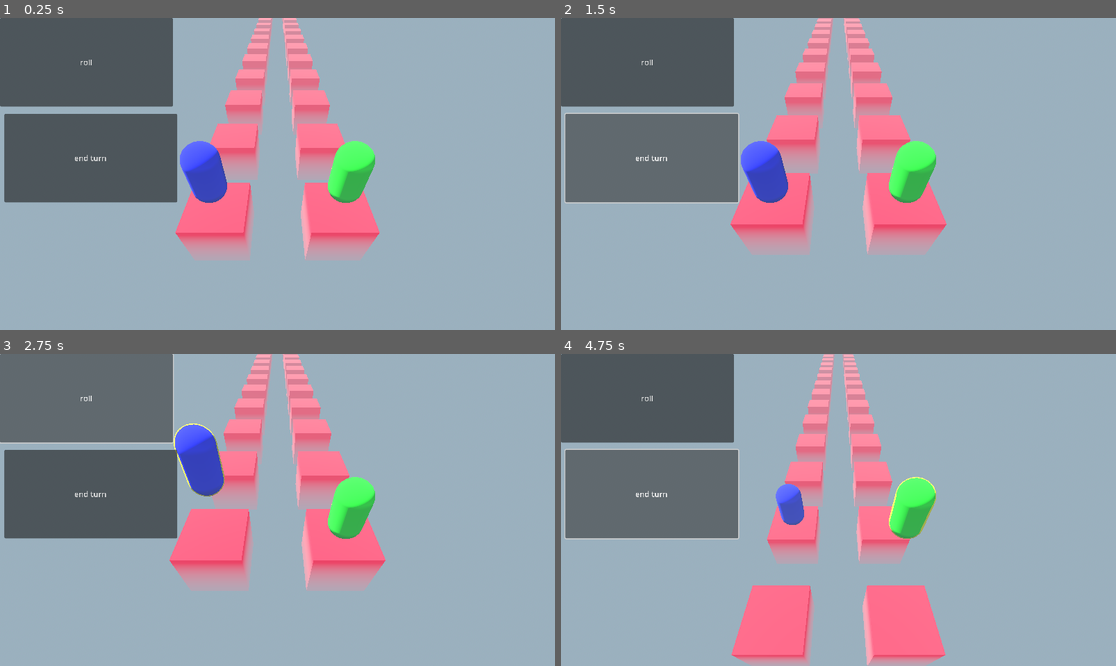
Above: before the commit, frames 1-4 (two rows, left to right).
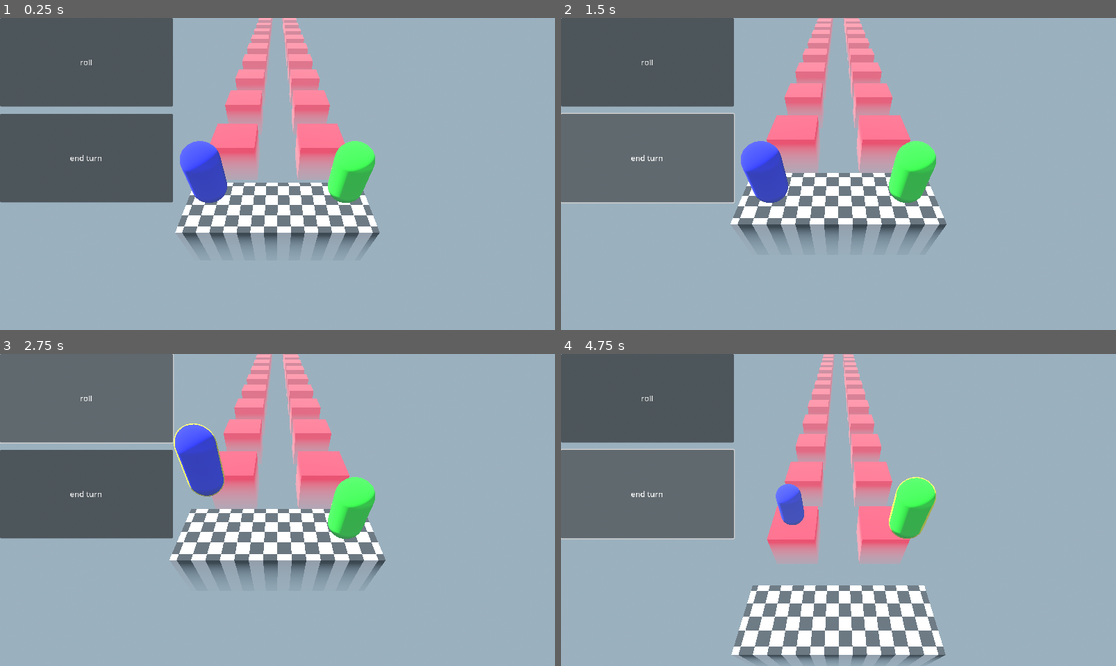
Above: after the commit, the same moments.

Repository: XpolioN2005/ramdon-race
Game: Godot game, scene res://scenes/root.tscn
Two runs of this game, one before a commit and one after it. Both use one fixed random seed, a clock stepped at 60 frames per second and the inputs below.
Inputs:
- Up to frame 1 (0.25 s): no input
- Up to frame 2 (1.5 s): click "roll" at 0.5 s; click "end turn" at 1.25 s
- Up to frame 3 (2.75 s): click "roll" at 2 s
- Up to frame 4 (4.75 s): click "end turn" at 2.75 s; click "roll" at 3.5 s; click "end turn" at 4.25 s

The runs differ from the first frame. In frame 1, 7.5% of the frame differs, in the area x 0-69%, y 30-78%; in frame 2, 8.0%; in frame 3, 8.5%; in frame 4, 9.3%, in the area x 0-70%, y 30-100%.

Commit message:
feat: Implement checkerboard ground plane and shader

Diff:
--- a/scenes/root.tscn
+++ b/scenes/root.tscn
@@ -1,9 +1,10 @@
-[gd_scene load_steps=65 format=3 uid="uid://cnrsk1f1xwted"]
+[gd_scene load_steps=69 format=3 uid="uid://cnrsk1f1xwted"]
 
 [ext_resource type="PackedScene" uid="uid://bomtc57u6f6pj" path="res://scenes/player/player.tscn" id="1_j5px3"]
 [ext_resource type="Script" uid="uid://bw0lboq6cpcl3" path="res://scripts/root.gd" id="1_lrqlo"]
 [ext_resource type="PackedScene" uid="uid://hd832yv8jmxq" path="res://scenes/platform_spwaner.tscn" id="4_sqa0i"]
 [ext_resource type="Texture2D" uid="uid://csvy8cv013yle" path="res://assest/Coin_Silver/Coin_Silver-Sheet.png" id="5_jh1ax"]
+[ext_resource type="Shader" uid="uid://dekt073fav5co" path="res://shader/checkerboard.gdshader" id="5_kycxp"]
 
 [sub_resource type="ProceduralSkyMaterial" id="ProceduralSkyMaterial_twpsu"]
 sky_horizon_color = Color(0.66224277, 0.6717428, 0.6867428, 1)
@@ -427,6 +428,20 @@
 "speed": 18.0
 }]
 
+[sub_resource type="ShaderMaterial" id="ShaderMaterial_j287u"]
+render_priority = 0
+shader = ExtResource("5_kycxp")
+shader_parameter/color_a = Vector3(0.1, 0.1, 0.1)
+shader_parameter/color_b = Vector3(0.9, 0.9, 0.9)
+shader_parameter/cell_size = 0.2
+
+[sub_resource type="BoxMesh" id="BoxMesh_sqa0i"]
+material = SubResource("ShaderMaterial_j287u")
+size = Vector3(1, 1, 3)
+
+[sub_resource type="ConvexPolygonShape3D" id="ConvexPolygonShape3D_jh1ax"]
+points = PackedVector3Array(0.5, 0.5, 1.5, 0.5, -0.5, 1.5, 0.5, 0.5, -1.5, -0.5, 0.5, 1.5, -0.5, -0.5, 1.5, 0.5, -0.5, -1.5, -0.5, 0.5, -1.5, -0.5, -0.5, -1.5)
+
 [node name="root" type="Node3D"]
 script = ExtResource("1_lrqlo")
 
@@ -441,14 +456,14 @@
 
 [node name="player" parent="." instance=ExtResource("1_j5px3")]
 unique_name_in_owner = true
-transform = Transform3D(1, 0, 0, 0, 1, 0, 0, 0, 1, 0, 0.5, 1)
+transform = Transform3D(1, 0, 0, 0, 1, 0, 0, 0, 1, -2, 0.5, 1)
 
 [node name="Camera3D" type="Camera3D" parent="player"]
 transform = Transform3D(-4.371139e-08, 0.70710677, -0.70710677, 0, 0.70710677, 0.70710677, 1, 3.090862e-08, -3.090862e-08, -2, 2.5, -1)
 
 [node name="bot" parent="." instance=ExtResource("1_j5px3")]
 unique_name_in_owner = true
-transform = Transform3D(1, 0, 0, 0, 1, 0, 0, 0, 1, 0, 0.5, -1)
+transform = Transform3D(1, 0, 0, 0, 1, 0, 0, 0, 1, -2, 0.5, -1)
 is_player = false
 
 [node name="CanvasLayer" type="CanvasLayer" parent="."]
@@ -460,9 +475,8 @@
 "
 
 [node name="Button2" type="Button" parent="CanvasLayer"]
-offset_left = 9.0
 offset_top = 199.0
-offset_right = 368.0
+offset_right = 359.0
 offset_bottom = 383.0
 text = "end turn"
 
@@ -485,7 +499,18 @@
 position = Vector2(16, 16)
 scale = Vector2(5, 5)
 sprite_frames = SubResource("SpriteFrames_gt4lb")
-animation = &"rool_to_save"
+animation = &"roll_to_death"
+frame = 24
+frame_progress = 1.0
+
+[node name="StaticBody3D" type="StaticBody3D" parent="."]
+transform = Transform3D(1, 0, 0, 0, 1, 0, 0, 0, 1, -2, -0.5, 0)
+
+[node name="MeshInstance3D" type="MeshInstance3D" parent="StaticBody3D"]
+mesh = SubResource("BoxMesh_sqa0i")
+
+[node name="CollisionShape3D" type="CollisionShape3D" parent="StaticBody3D"]
+shape = SubResource("ConvexPolygonShape3D_jh1ax")
 
 [connection signal="pressed" from="CanvasLayer/Button" to="player" method="start_turn"]
 [connection signal="pressed" from="CanvasLayer/Button2" to="player" method="_end_turn"]
--- /dev/null
+++ b/shader/checkerboard.gdshader
@@ -0,0 +1,19 @@
+shader_type spatial;
+
+uniform vec3 color_a = vec3(0.1);
+uniform vec3 color_b = vec3(0.9);
+uniform float cell_size = 1.2;
+
+varying vec3 world_pos;
+
+void vertex()
+{
+    world_pos = (MODEL_MATRIX * vec4(VERTEX, 1.0)).xyz;
+}
+
+void fragment()
+{
+    vec2 p = floor(world_pos.xz / cell_size);
+    float checker = mod(p.x + p.y, 2.0);
+    ALBEDO = mix(color_a, color_b, checker);
+}
Not shown, added: shader/checkerboard.gdshader.uid
